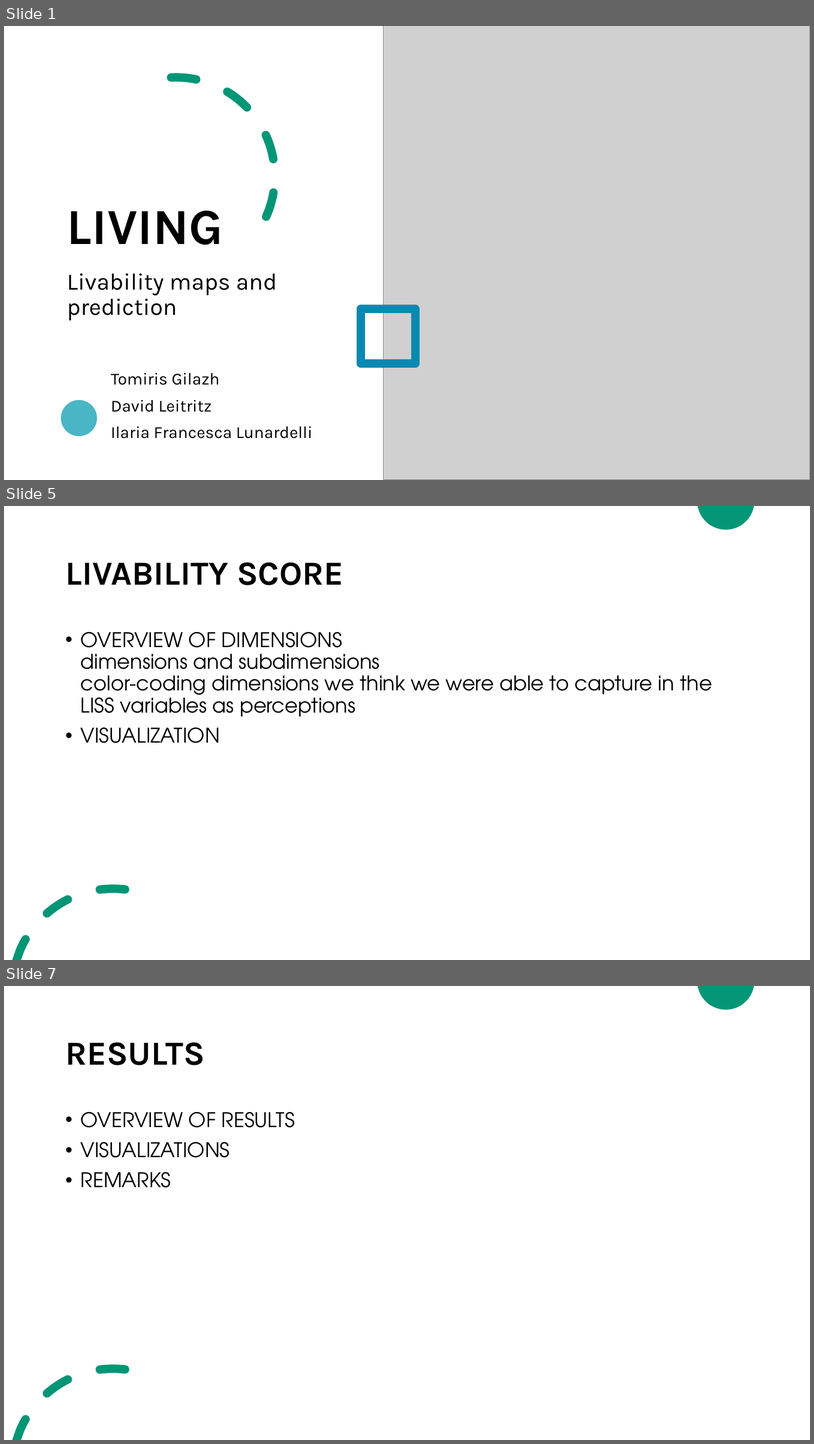
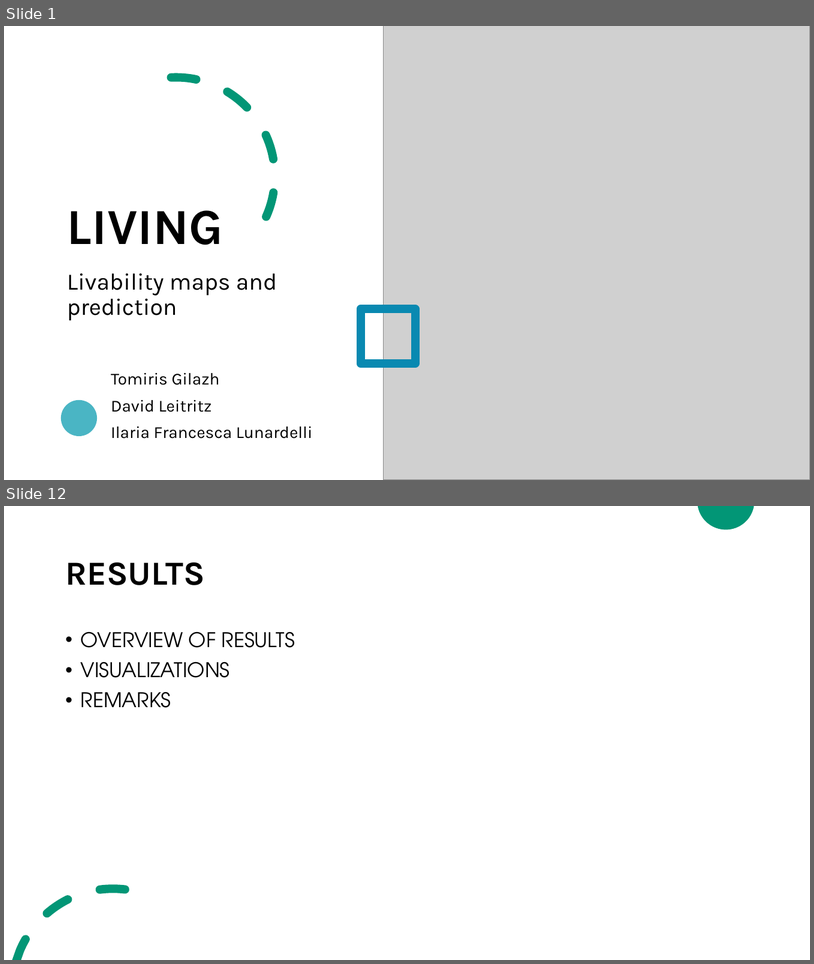
Before and after one commit to ilaluna/LIVING-SICSS, a slide deck: LIVING-SICCS.pptx. Shown one above the other, each under a label of ours: slides 1, 5 and 7 before the commit, slides 1 and 12 after it; the slides between them are not shown. The pictures are 814x1444 and 814x964 pixels, drawn with LibreOffice and Linux fonts; fonts in the diff are those of the drawing; grey boxes stand for pictures. Boxes give left, top, right and bottom in pixels: in the first picture for what was removed or moved away, otherwise in the second. Text is boxed around its words. In the diff, an @@ line names an element or a change of style, - is before the commit and + after.

```diff
--- a/LIVING-SICCS.pptx
+++ b/LIVING-SICCS.pptx
@@ slide 5 removed at [4, 506, 810, 960], background #FFFFFF; not listed: 2 template elements that a slide beside it also shows @@
@@ title removed at [65, 562, 344, 585] @@
-LIVABILITY SCORE
@@ text removed at [81, 631, 713, 743] @@
-• OVERVIEW OF DIMENSIONS
-  dimensions and subdimensions
-  color-coding dimensions we think we were able to capture in the LISS variables as perceptions
-• VISUALIZATION
@@ what was slide 7 is now slide 12 @@
```
Also in this commit, not shown: 4 slides changed, 10 slides added, 1 other slide removed.
